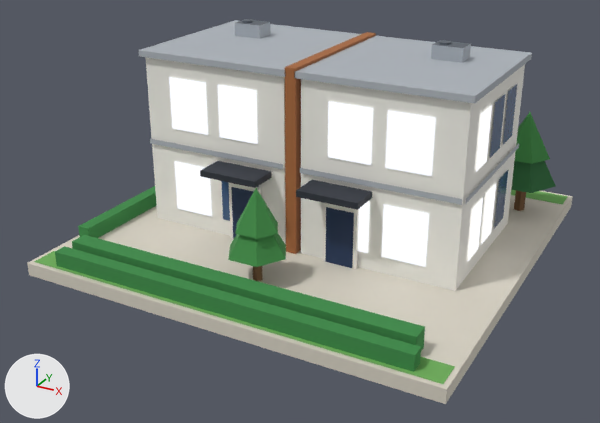
An edit to the glTF model public/models/04.glb, drawn before and after from the same camera.
The view is the same before and after, from a 50 mm lens placed at (0.823, -1.613, 0.863), pointed at (-0.02, -0.082, 0.097). Lighting does not change. The marker at lower left points along +X, +Y and +Z. The picture after the commit comes second. Vertices at exactly the same position are counted once.

Objects in the first picture: 'b04'.
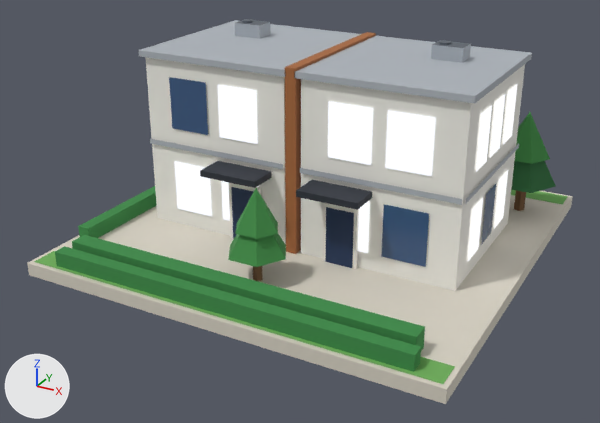
Location of each change, (x1, y1, x2, y2) in pixels of the pictures (600 x 423 px; the box of a moved part takes in the faces that stretch with it):
part 1 of me_b04, moved or reshaped
    before: (218, 85, 258, 144)
    after: (358, 201, 370, 253)
part 2 of me_b04, moved or reshaped (not visible before)
    after: (468, 198, 483, 261)
part 3 of me_b04, moved or reshaped (not visible before)
    after: (494, 170, 508, 229)
part 4 of me_b04, moved or reshaped
    before: (358, 201, 370, 253)
    after: (328, 101, 373, 165)
part 5 of me_b04, moved or reshaped
    before: (381, 204, 429, 267)
    after: (385, 110, 436, 176)
part 6 of me_b04, moved or reshaped
    before: (468, 198, 483, 261)
    after: (476, 105, 492, 172)
part 7 of me_b04, moved or reshaped
    before: (482, 184, 496, 244)
    after: (490, 94, 505, 158)
part 8 of me_b04, moved or reshaped (not visible afterwards)
    before: (476, 105, 492, 172)
part 9 of me_b04, moved or reshaped
    before: (221, 181, 259, 221)
    after: (169, 77, 208, 135)
part 10 of me_b04, moved or reshaped (not visible afterwards)
    before: (494, 170, 508, 229)
part 11 of me_b04, moved or reshaped
    before: (503, 84, 517, 144)
    after: (482, 184, 496, 244)
part 12 of me_b04, moved or reshaped
    before: (169, 77, 436, 176)
    after: (218, 84, 517, 221)
part 13 of me_b04, moved or reshaped
    before: (490, 94, 505, 158)
    after: (381, 204, 429, 267)
part 14 of me_b04, recoloured
    before: (385, 105, 492, 176)

Patch to the scene script:
```diff
--- a/public/models/04.glb.py
+++ b/public/models/04.glb.py
@@ me_b04 @@
 me_b04.from_pydata(...)  # 363 vertices, 359 faces; spans x -0.48..0.48, y -0.48..0.48, z 0.0..0.479
 # used by ob_b04; location = (0.0, 0.0, 0.0)
-me_b04.vertices[160].co = (0.383, 0.005, 0.27)  # pixel (489, 158)
-me_b04.vertices[161].co = (0.383, 0.075, 0.27)  # pixel (499, 148)
-me_b04.vertices[162].co = (0.383, 0.075, 0.39)  # pixel (505, 93)
-me_b04.vertices[163].co = (0.383, 0.005, 0.39)  # pixel (495, 102)
+# me_b04 part 1: the loose piece of 4 vertices spanning x -0.184..-0.086, y -0.153, z 0.27..0.39 is moved by (0.27, 0.0, -0.2)
+# me_b04 part 2: the loose piece of 4 vertices spanning x -0.017, y 0.005..0.075, z 0.27..0.39 is moved by (0.4, -0.093, -0.2)
+# me_b04 part 3: the loose piece of 4 vertices spanning x -0.017, y 0.098..0.169, z 0.27..0.39 is moved by (0.4, 0.0, -0.2)
+# me_b04 part 4: the loose piece of 4 vertices spanning x 0.086..0.184, y -0.153, z 0.07..0.19 is moved by (0.0, 0.0, 0.2)
+# me_b04 part 5: the loose piece of 4 vertices spanning x 0.216..0.314, y -0.153, z 0.07..0.19 is moved by (0.0, 0.0, 0.2)
+# me_b04 part 6: the loose piece of 4 vertices spanning x 0.383, y -0.089..-0.018, z 0.07..0.19 is moved by (0.0, 0.0, 0.2)
+# me_b04 part 7: the loose piece of 4 vertices spanning x 0.383, y 0.005..0.075, z 0.07..0.19 is moved by (0.0, 0.0, 0.2)
+# me_b04 part 8: the loose piece of 4 vertices spanning x 0.383, y -0.089..-0.018, z 0.27..0.39 is moved by (-0.4, 0.093, -0.2)
+# me_b04 part 9: the loose piece of 4 vertices spanning x -0.184..-0.086, y -0.153, z 0.07..0.19 is moved by (-0.13, 0.0, 0.2)
+# me_b04 part 10: the loose piece of 4 vertices spanning x 0.383, y 0.098..0.169, z 0.07..0.19 is moved by (-0.4, 0.0, 0.2)
+# me_b04 part 11: the loose piece of 4 vertices spanning x 0.383, y 0.098..0.169, z 0.27..0.39 is moved by (0.0, -0.093, -0.2)
+# me_b04 part 12: 20 of 363 vertices moved; they spanned x -0.314..0.314, y -0.153..0.169, z 0.07..0.39 and now span x -0.184..0.383, y -0.153..0.169, z 0.07..0.39; mean shift (-0.004, 0.039, 0.0); largest move (0.314, -0.153, 0.27) -> (-0.017, -0.018, 0.07)
+# me_b04 part 13
+me_b04.vertices[160].co = (0.216, -0.153, 0.07)  # pixel (381, 256)
+me_b04.vertices[161].co = (0.314, -0.153, 0.07)  # pixel (425, 267)
+me_b04.vertices[162].co = (0.314, -0.153, 0.19)  # pixel (429, 213)
+me_b04.vertices[163].co = (0.216, -0.153, 0.19)  # pixel (383, 204)
+# me_b04 part 14: all 4 faces centred in x 0.249..0.383, y -0.153..-0.042, z 0.31..0.35 switch from mat_glow_window to mat_glass_dark
 me_b04.materials.append(mat_paving)
```
